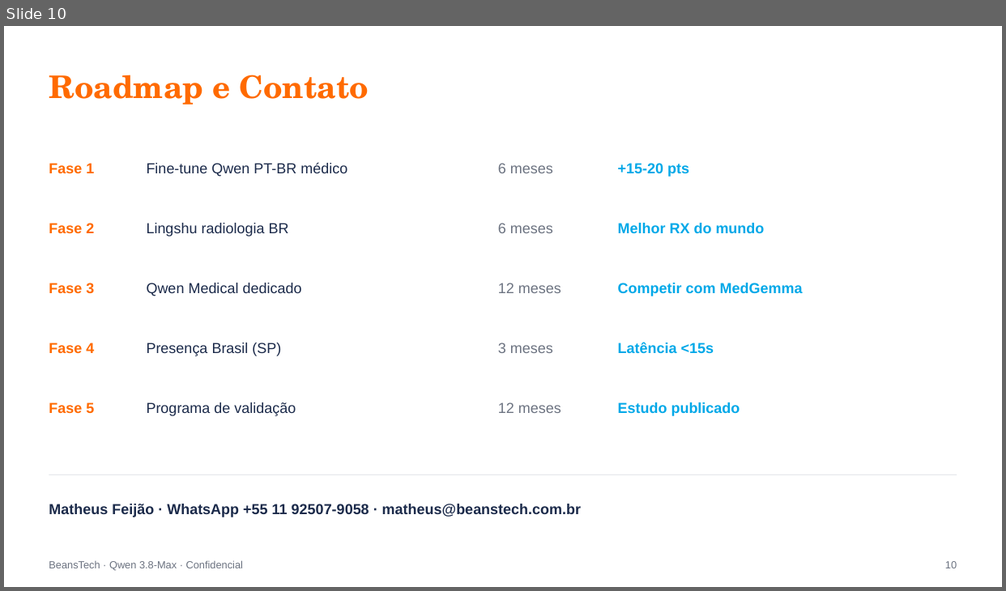
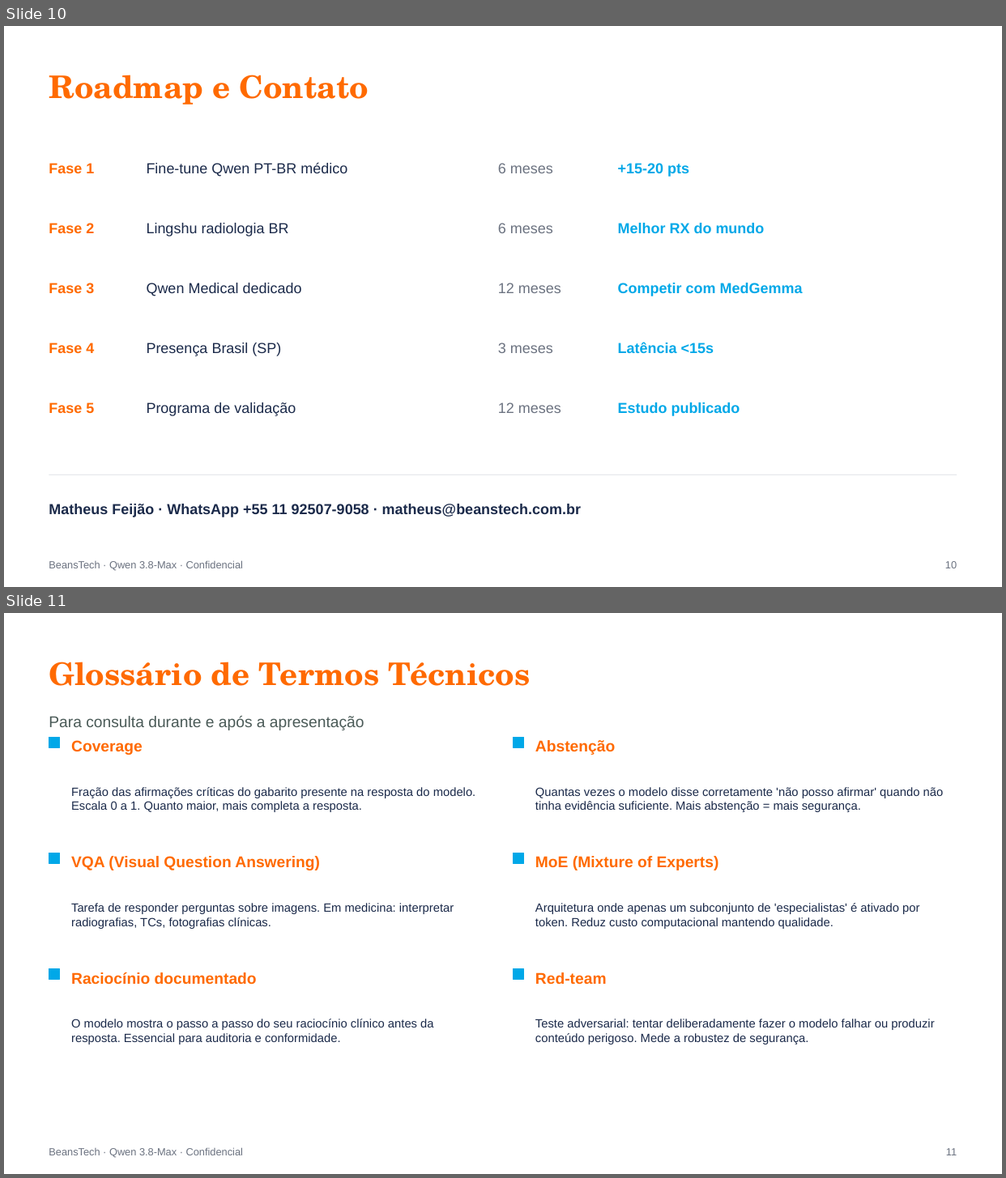
Before and after one commit to beanstechhub/healthtech-infra, a slide deck: apresentacoes/Qwen_Medicina_Eric_PT.pptx. Shown one above the other, each under a label of ours: slide 10 before the commit, slides 10 and 11 after it. The pictures are 1006x591 and 1006x1178 pixels, drawn with LibreOffice and Linux fonts; fonts in the diff are those of the drawing. Boxes give left, top, right and bottom in pixels: in the first picture for what was removed or moved away, otherwise in the second. Text is boxed around its words. In the diff, an @@ line names an element or a change of style, - is before the commit and + after.

```diff
--- a/apresentacoes/Qwen_Medicina_Eric_PT.pptx
+++ b/apresentacoes/Qwen_Medicina_Eric_PT.pptx
@@ slide 11 added at [4, 613, 1002, 1174], background #FFFFFF @@
@@ text added at [49, 662, 530, 686], 30 pt, text #FF6A00, bold @@
+Glossário de Termos Técnicos
@@ text added at [49, 716, 364, 730], 15 pt, text #4A5A57 @@
+Para consulta durante e após a apresentação
@@ rectangle added at [49, 737, 59, 747], fill #00A8E8, outline #00A8E8 1 pt @@
@@ text added at [71, 740, 143, 755], 15 pt, text #FF6A00, bold @@
+Coverage
@@ rectangle added at [513, 737, 523, 747], fill #00A8E8, outline #00A8E8 1 pt @@
@@ text added at [535, 740, 615, 755], 15 pt, text #FF6A00, bold @@
+Abstenção
@@ text added at [71, 787, 476, 812], 11.5 pt, text #1B2A4A @@
+Fração das afirmações críticas do gabarito presente na resposta do modelo. Escala 0 a 1. Quanto maior, mais completa a resposta.
@@ text added at [535, 787, 944, 812], 11.5 pt, text #1B2A4A @@
+Quantas vezes o modelo disse corretamente 'não posso afirmar' quando não tinha evidência suficiente. Mais abstenção = mais segurança.
@@ rectangle added at [49, 854, 59, 864], fill #00A8E8, outline #00A8E8 1 pt @@
@@ rectangle added at [513, 854, 523, 864], fill #00A8E8, outline #00A8E8 1 pt @@
@@ text added at [71, 856, 320, 871], 15 pt, text #FF6A00, bold @@
+VQA (Visual Question Answering)
@@ text added at [535, 856, 719, 871], 15 pt, text #FF6A00, bold @@
+MoE (Mixture of Experts)
@@ text added at [71, 903, 454, 929], 11.5 pt, text #1B2A4A @@
+Tarefa de responder perguntas sobre imagens. Em medicina: interpretar radiografias, TCs, fotografias clínicas.
@@ text added at [535, 903, 919, 929], 11.5 pt, text #1B2A4A @@
+Arquitetura onde apenas um subconjunto de 'especialistas' é ativado por token. Reduz custo computacional mantendo qualidade.
@@ rectangle added at [49, 969, 59, 980], fill #00A8E8, outline #00A8E8 1 pt @@
@@ text added at [71, 973, 257, 985], 15 pt, text #FF6A00, bold @@
+Raciocínio documentado
@@ rectangle added at [513, 969, 523, 980], fill #00A8E8, outline #00A8E8 1 pt @@
@@ text added at [535, 973, 607, 985], 15 pt, text #FF6A00, bold @@
+Red-team
@@ text added at [71, 1019, 433, 1045], 11.5 pt, text #1B2A4A @@
+O modelo mostra o passo a passo do seu raciocínio clínico antes da resposta. Essencial para auditoria e conformidade.
@@ text added at [535, 1019, 934, 1045], 11.5 pt, text #1B2A4A @@
+Teste adversarial: tentar deliberadamente fazer o modelo falhar ou produzir conteúdo perigoso. Mede a robustez de segurança.
@@ text added at [49, 1148, 243, 1158], 10 pt, text #6B7280 @@
+BeansTech · Qwen 3.8-Max · Confidencial
@@ text added at [946, 1148, 957, 1156], 10 pt, text #6B7280 @@
+11
```
Also in this commit, not shown: 2 slides changed, 3 other files.
